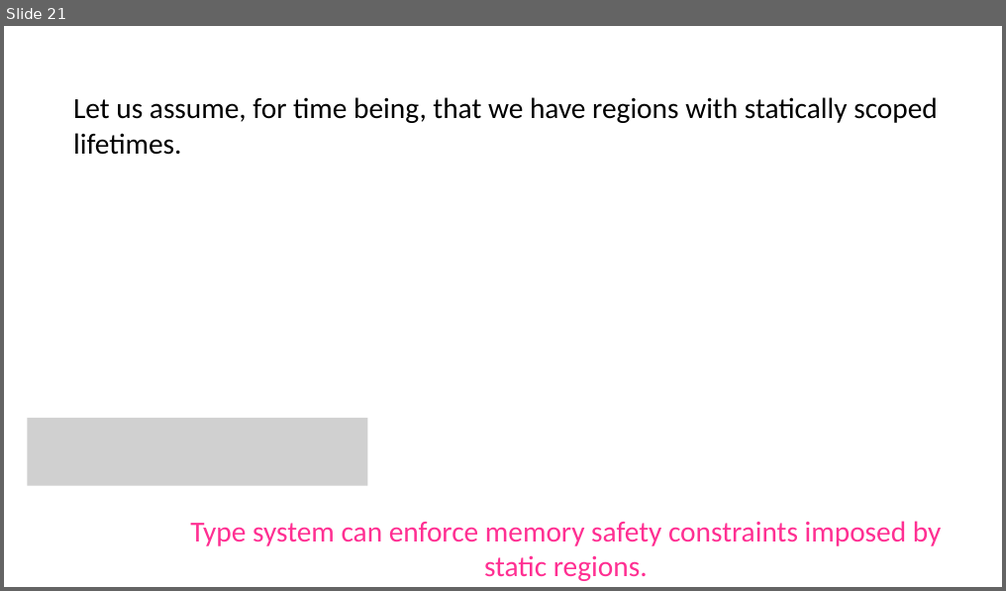
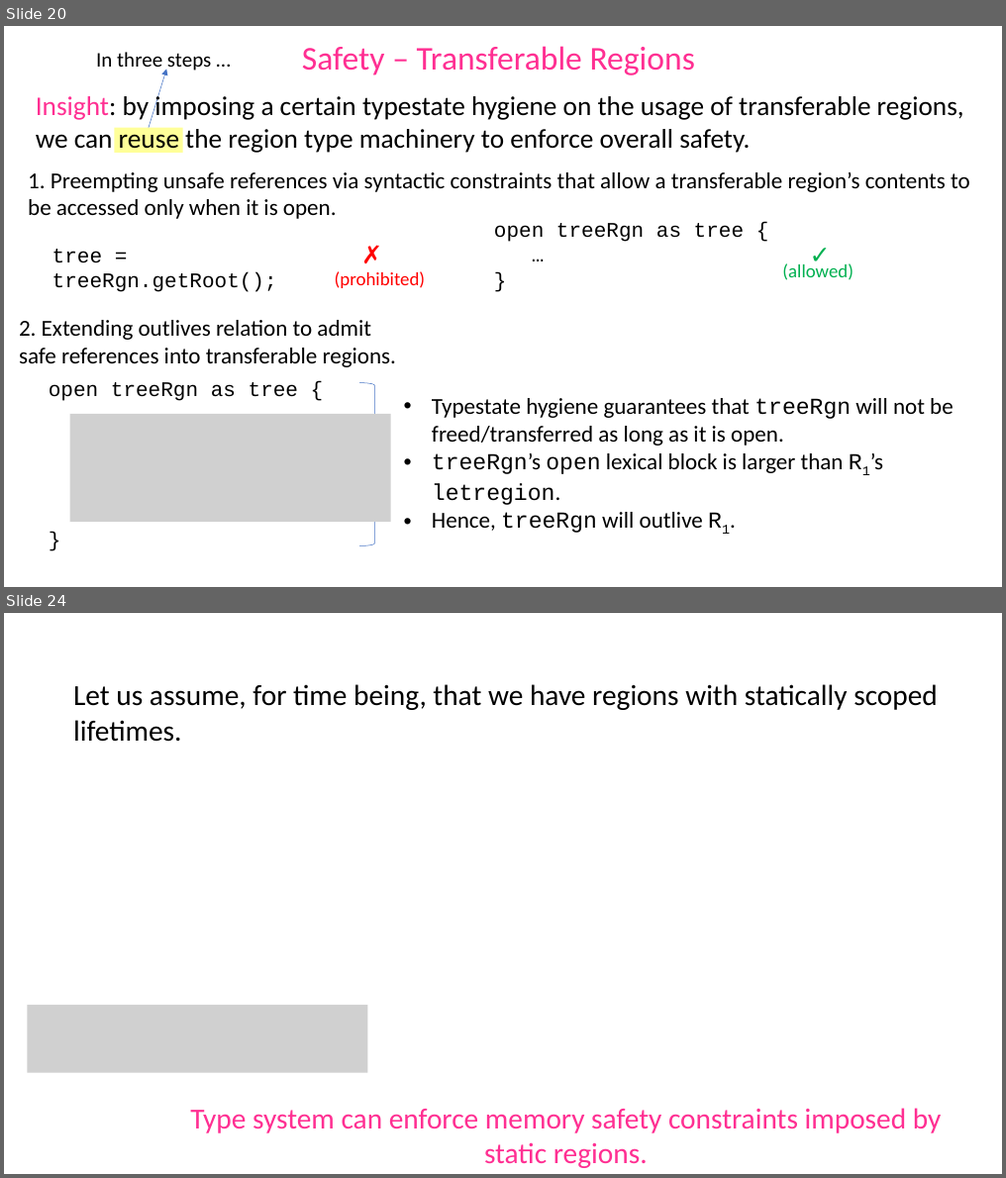
Before and after one commit to gowthamk/gowthamk.github.io, a slide deck: docs/ECOOP18.pptx. Shown one above the other, each under a label of ours: slide 21 before the commit, slides 20 and 24 after it; the slides between them are not shown. The pictures are 1006x591 and 1006x1178 pixels, drawn with LibreOffice and Linux fonts; fonts in the diff are those of the drawing; grey boxes stand for pictures. Boxes give left, top, right and bottom in pixels: in the first picture for what was removed or moved away, otherwise in the second. Text is boxed around its words. In the diff, an @@ line names an element or a change of style, - is before the commit and + after.

```diff
--- a/docs/ECOOP18.pptx
+++ b/docs/ECOOP18.pptx
@@ slide 20 added at bbox=[4, 26, 1002, 587], background #FFFFFF @@
@@ text added at bbox=[96, 52, 211, 71], 20 pt, text #000000 @@
+In three steps …
@@ text added at bbox=[302, 46, 695, 76], 32 pt, text #FF2F92 @@
+Safety – Transferable Regions
@@ arrow added from (149, 128) to (166, 69), #4472C4 0.5 pt @@
@@ text added at bbox=[36, 92, 964, 154], 26 pt, text #000000 @@
+Insight: by imposing a certain typestate hygiene on the usage of transferable regions, we can reuse the region type machinery to enforce overall safety.
@@ rectangle added at bbox=[114, 128, 182, 153], fill #FFFF00 at 40% opacity @@
@@ text added at bbox=[28, 173, 970, 219], 22 pt, text #000000 @@
+1. Preempting unsafe references via syntactic constraints that allow a transferable region’s contents to be accessed only when it is open.
@@ text added at bbox=[494, 223, 744, 242], 20 pt, text #000000 @@
+open treeRgn as tree {
+…
+}
@@ text added at bbox=[53, 249, 277, 292], 20 pt, text #000000 @@
+tree = treeRgn.getRoot();
@@ text added at bbox=[354, 236, 394, 274], 24 pt, text #FF0000 @@
+✗
@@ text added at bbox=[802, 236, 843, 274], 24 pt, text #00B050 @@
+✓
@@ text added at bbox=[335, 272, 425, 288], 18 pt, text #FF0000 @@
+(prohibited)
@@ text added at bbox=[782, 264, 853, 280], 18 pt, text #00B050 @@
+(allowed)
@@ text added at bbox=[19, 320, 396, 368], 22 pt, text #000000 @@
+2. Extending outlives relation to admit safe references into transferable regions.
@@ text added at bbox=[49, 382, 298, 401], 20 pt, text #000000 @@
+open treeRgn as tree {
+}
@@ right brace added at bbox=[359, 383, 389, 547], outline #4472C4 0.5 pt @@
@@ text added at bbox=[432, 398, 953, 533], 22 pt, text #000000 @@
+• Typestate hygiene guarantees that treeRgn will not be freed/transferred as long as it is open.
+• treeRgn’s open lexical block is larger than R1’s letregion.
+• Hence, treeRgn will outlive R1.
@@ picture added at bbox=[70, 414, 391, 522] @@
@@ what was slide 21 is now slide 24 @@
```
Also in this commit, not shown: 8 slides changed, 3 other slides added, 1 slide removed.
